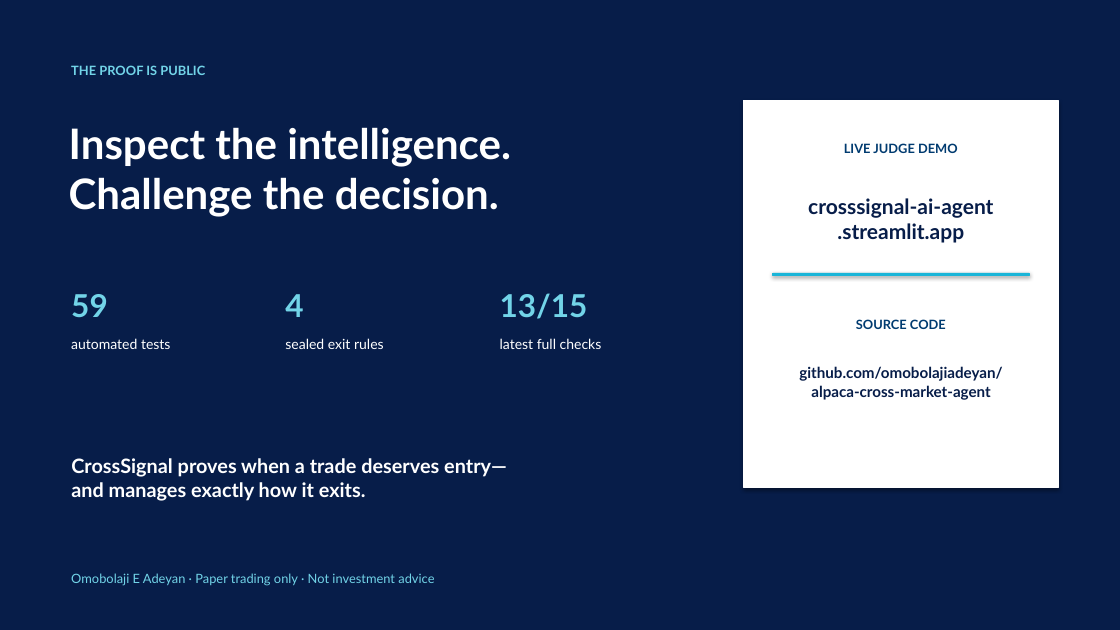
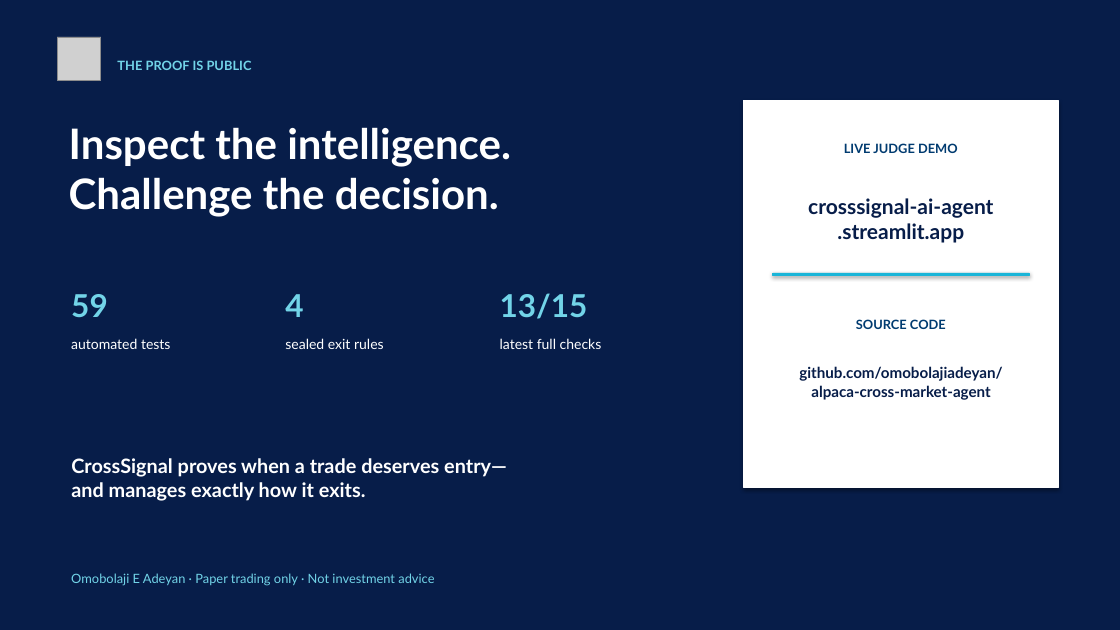
Before and after one commit to omobolajiadeyan/alpaca-cross-market-agent, a slide deck: slide 8 of submission/CrossSignal-Hackathon-Pitch-Final.pptx. Drawn at 1120x630 pixels with LibreOffice and Linux fonts; fonts in the diff are those of the drawing; grey boxes stand for pictures. Boxes give left, top, right and bottom in pixels: in the first picture for what was removed or moved away, otherwise in the second. Text is boxed around its words. In the diff, an @@ line names an element or a change of style, - is before the commit and + after.

```diff
--- a/submission/CrossSignal-Hackathon-Pitch-Final.pptx
+++ b/submission/CrossSignal-Hackathon-Pitch-Final.pptx
@@ picture added at [57,37,101,81] @@
@@ text "THE PROOF IS PUBLIC": place and size @@
-text "THE PROOF IS PUBLIC" at [71,65,205,75]
+text "THE PROOF IS PUBLIC" at [117,60,252,70]
```
Also in this commit, not shown: 6 other slides changed, 1 slide added, 1 slide removed, 28 other files.
